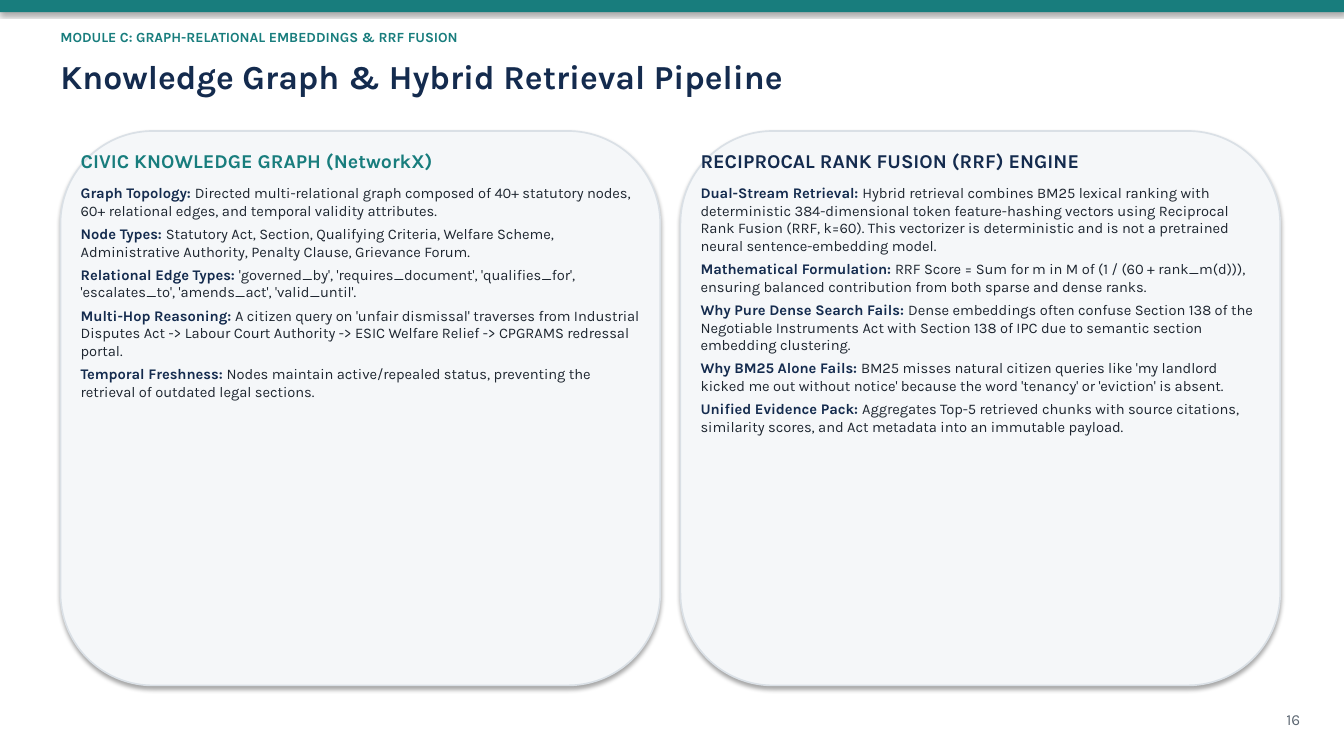
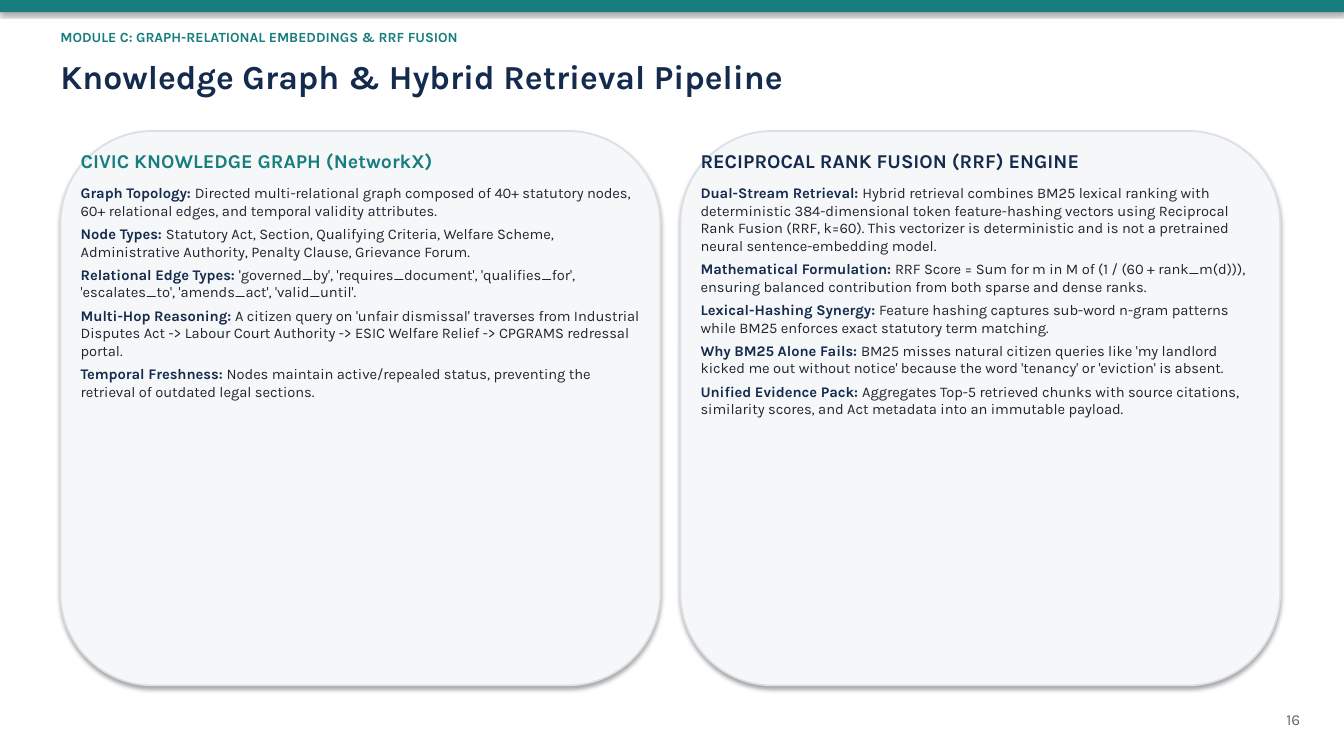
Before and after one commit to DEVANSHSAVLA/Finalyear_MajorProject, a slide deck: slide 16 of docs/review-2-submission/CivicSphere_AI_Review_2_Presentation.pptx. Drawn at 1344x756 pixels with LibreOffice and Linux fonts; fonts in the diff are those of the drawing. Boxes give left, top, right and bottom in pixels: in the first picture for what was removed or moved away, otherwise in the second. Text is boxed around its words. In the diff, an @@ line names an element or a change of style, - is before the commit and + after.

```diff
--- a/docs/review-2-submission/CivicSphere_AI_Review_2_Presentation.pptx
+++ b/docs/review-2-submission/CivicSphere_AI_Review_2_Presentation.pptx
@@ text at [701,304,1229,337]: text changed @@
-Why Pure Dense Search Fails: Dense embeddings often confuse Section 138 of the Negotiable Instruments Act with Section 138 of IPC due to semantic section embedding clustering.
+Lexical-Hashing Synergy: Feature hashing captures sub-word n-gram patterns while BM25 enforces exact statutory term matching.
```
Also in this commit, not shown: 7 other slides changed, 15 other files.
